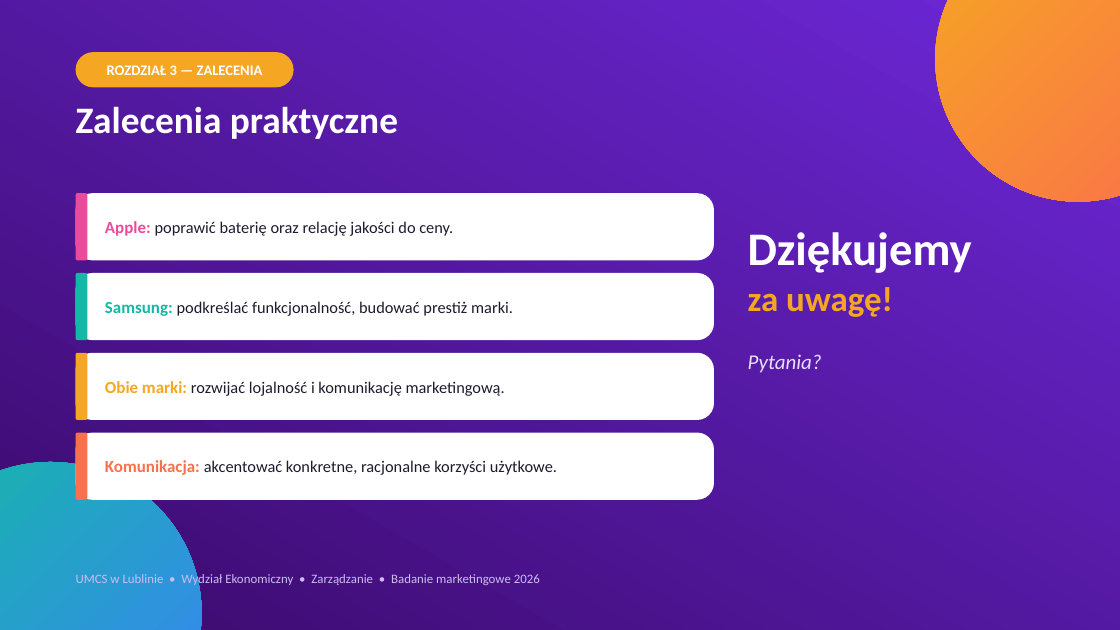
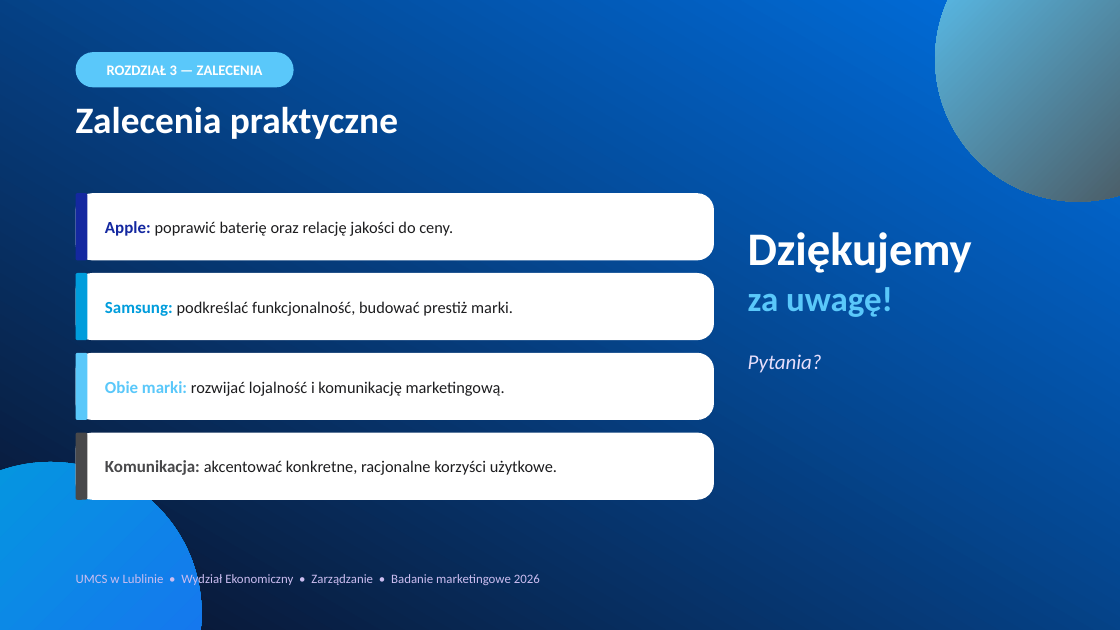
Before and after one commit to mattty1/mattty1, a slide deck: slide 12 of Prezentacja_iPhone_vs_Samsung.pptx. Drawn at 1120x630 pixels with LibreOffice and Linux fonts; fonts in the diff are those of the drawing. Boxes give left, top, right and bottom in pixels: in the first picture for what was removed or moved away, otherwise in the second. Text is boxed around its words. In the diff, an @@ line names an element or a change of style, - is before the commit and + after.

```diff
--- a/Prezentacja_iPhone_vs_Samsung.pptx
+++ b/Prezentacja_iPhone_vs_Samsung.pptx
@@ rectangle at [0, 0, 1120, 630]: fill gradient #6D28D9 to #3B0A6B to gradient #0071E3 to #0A122A @@
@@ ellipse at [935, 0, 1120, 202]: fill gradient #F5A623 to #FB704C to gradient #5AC8FA to #48484A @@
@@ rounded rectangle at [76, 52, 294, 87]: fill #F5A623 to #5AC8FA @@
@@ rounded rectangle at [76, 193, 87, 260]: fill #EC4B9C to #1428A0 @@
@@ text "Apple: poprawić baterię oraz relację ..." at [105, 221, 453, 236]: text colour #EC4B9C to #1428A0 in "Apple:"; text colour #1E1B2E to #1D1D1F in "poprawić baterię oraz relację jakości do ceny." @@
@@ rounded rectangle at [76, 273, 87, 340]: fill #14B8A6 to #009DDC @@
@@ text "Samsung: podkreślać funkcjonalność, budować prestiż ..." at [105, 301, 513, 316]: text colour #14B8A6 to #009DDC in "Samsung:"; text colour #1E1B2E to #1D1D1F in "podkreślać funkcjonalność, budować prestiż marki." @@
@@ text at [748, 287, 893, 317]: text colour #F5A623 to #5AC8FA in "za uwagę!" @@
@@ rounded rectangle at [76, 353, 87, 420]: fill #F5A623 to #5AC8FA @@
@@ text "Obie marki: rozwijać lojalność i ..." at [105, 381, 505, 396]: text colour #F5A623 to #5AC8FA in "Obie marki:"; text colour #1E1B2E to #1D1D1F in "rozwijać lojalność i komunikację marketingową." @@
@@ rounded rectangle at [76, 433, 87, 500]: fill #FB704C to #48484A @@
@@ text "Komunikacja: akcentować konkretne, racjonalne korzyści ..." at [105, 460, 557, 475]: text colour #FB704C to #48484A in "Komunikacja:"; text colour #1E1B2E to #1D1D1F in "akcentować konkretne, racjonalne korzyści użytkowe." @@
@@ ellipse at [0, 462, 202, 630]: fill gradient #14B8A6 to #3B82F6 to gradient #009DDC to #1B6EF3 @@
```
Also in this commit, not shown: 11 other slides changed, 2 other files.
